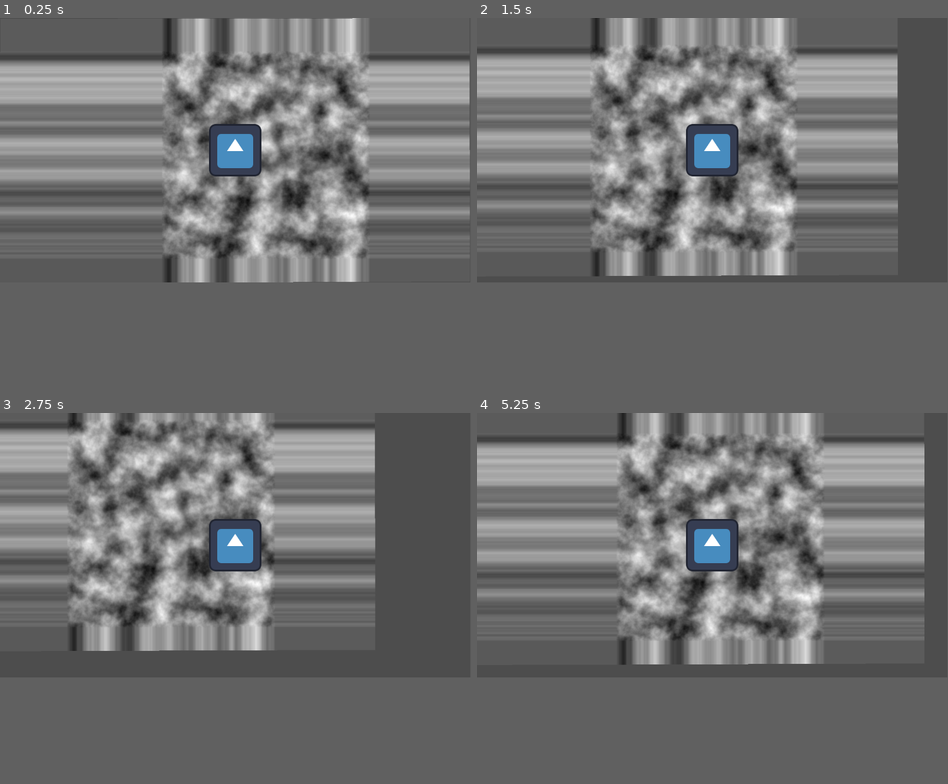
Above: before the commit, frames 1-4 (two rows, left to right).
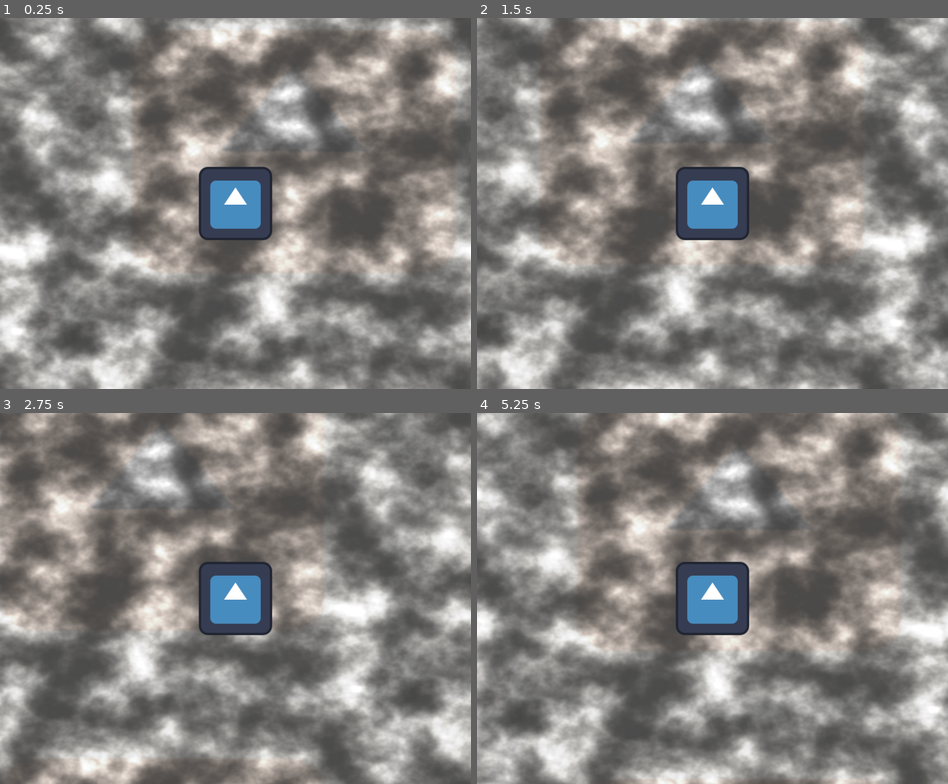
Above: after the commit, the same moments.

Repository: EzmaMeow/shoveling_in_another_world
Game: Godot game, scene res://game/levels/test_level.tscn
The game is run twice, just before and just after one commit, with the same random seed, the same clock (stepped at 60 frames per second) and the same inputs. The engine's default icon, where the game draws it, is replaced by a stand-in: a white triangle on a blue panel in a dark square.
Inputs:
- Up to frame 1 (0.25 s): no input
- Up to frame 2 (1.5 s): tap Enter at 0.5 s; hold D (right) 0.53-1.28 s; hold Shift (sprint) 0.53-1.28 s; hold S (back) from 1.28 s (still down); tap E (accept) at 1.35 s
- Up to frame 3 (2.75 s): tap Shift (sprint) at 1.55 s; release S (back) at 2.03 s; hold D (right) from 2.03 s (still down); hold Shift (sprint) from 2.03 s (still down)
- Up to frame 4 (5.25 s): release D (right) at 2.78 s; release Shift (sprint) at 2.78 s; hold W (forward) 2.78-3.53 s; tap Shift (sprint) at 2.85, 4.35 s; hold Shift (sprint) 3.53-4.28 s; hold A (left) 3.53-5.03 s; tap E (accept) at 3.6 s; hold S (back) from 5.03 s (still down); hold Shift (sprint) from 5.03 s (still down)
In our replay, the window is 799x449 before the commit and 800x630 after it. These sizes can differ from the game's own. Grey fills any space a smaller window leaves; there, only what the larger window draws over its background counts as a difference.

The runs differ from the first frame. In frame 1, 69% of the frame differs, in the area x 0-100%, y 0-100%; in frame 2, 71%; in frame 3, 74%; in frame 4, 73%.

Commit message:
minor update
I been messing around with shaders. I plan on using simple texture and add detail via noise base masking.

Diff:
--- a/game/characters/character_2d.gd
+++ b/game/characters/character_2d.gd
@@ -48,16 +48,16 @@
 	pass
 
 func on_jump(strength:float=1.0):
-	print_debug('jumped',strength)
+	#print_debug('jumped',strength)
 	pass
 
 func on_crouch(strength:float=1.0):
-	print_debug('crouch',strength)
+	#print_debug('crouch',strength)
 	pass
 
 func on_sprint(strength:float=1.0):
 	movement.speed_modifier = strength + 1
-	print_debug('sprint',strength)
+	#print_debug('sprint',strength)
 	pass
 
 func _physics_process(_delta: float) -> void:
--- a/game/game.gd
+++ b/game/game.gd
@@ -27,3 +27,11 @@
 func _physics_process(delta: float) -> void:
 	var input_direction = Vector2(Input.get_axis("left","right"),Input.get_axis("forward","back"))
 	player_controller.move_direction = input_direction
+	#print(get_viewport().get_camera_2d().global_position)
+	if (get_viewport().get_camera_2d()):
+		#RenderingServer.global_shader_parameter_set("WORLD_POS_2D", get_viewport().get_camera_2d().position)
+		RenderingServer.global_shader_parameter_set("world_pos_2D", get_viewport().get_camera_2d().get_screen_center_position())
+		#RenderingServer.global_shader_parameter_set("world_pos_2D", get_viewport().get_camera_2d().global_position)
+		#RenderingServer.global_shader_parameter_set("viewport_size", get_window().size)
+		#RenderingServer.global_shader_parameter_set("world_pos_2D", get_viewport().get_visible_rect().position)
+		RenderingServer.global_shader_parameter_set("viewport_size", get_viewport().get_visible_rect().size*get_viewport().get_camera_2d().zoom)
--- a/game/levels/test_level.tscn
+++ b/game/levels/test_level.tscn
@@ -1,20 +1,75 @@
-[gd_scene load_steps=4 format=3 uid="uid://b46w6ysbd5cbw"]
+[gd_scene load_steps=10 format=3 uid="uid://b46w6ysbd5cbw"]
 
 [ext_resource type="PackedScene" uid="uid://bldb21uaagsf3" path="res://game/characters/player_2d.tscn" id="1_46m3m"]
+[ext_resource type="Shader" uid="uid://dufl35gdxc2hg" path="res://game/shaders/simple_mask_texture.gdshader" id="1_giiqr"]
+[ext_resource type="Texture2D" uid="uid://24endy2o42hr" path="res://icon.svg" id="3_giiqr"]
 
-[sub_resource type="FastNoiseLite" id="FastNoiseLite_yeikn"]
+[sub_resource type="FastNoiseLite" id="FastNoiseLite_tiyk1"]
 
-[sub_resource type="NoiseTexture2D" id="NoiseTexture2D_giiqr"]
-noise = SubResource("FastNoiseLite_yeikn")
+[sub_resource type="NoiseTexture2D" id="NoiseTexture2D_hs7yq"]
+noise = SubResource("FastNoiseLite_tiyk1")
 seamless = true
+
+[sub_resource type="Gradient" id="Gradient_x3m8l"]
+colors = PackedColorArray(1, 1, 1, 1, 1, 1, 1, 1)
+
+[sub_resource type="GradientTexture1D" id="GradientTexture1D_avdss"]
+gradient = SubResource("Gradient_x3m8l")
+
+[sub_resource type="ShaderMaterial" id="ShaderMaterial_80l8l"]
+shader = ExtResource("1_giiqr")
+shader_parameter/mask_source = SubResource("NoiseTexture2D_hs7yq")
+shader_parameter/mask_texture = SubResource("GradientTexture1D_avdss")
+shader_parameter/use_mask_texture_alpha = true
+shader_parameter/blend_mask = true
+shader_parameter/mask_strength = 1.205
+shader_parameter/mask_lightness = 0.1
+shader_parameter/use_screen_space_uv = false
+shader_parameter/map_uv_to_world = true
+shader_parameter/uv_scaling = Vector2(1, 1)
+shader_parameter/uv_offset = Vector2(0, 0)
+shader_parameter/uv_angle = 0.0
+shader_parameter/uv_rotation_offset = Vector2(0.5, 0.5)
+
+[sub_resource type="ShaderMaterial" id="ShaderMaterial_3m0nd"]
+shader = ExtResource("1_giiqr")
+shader_parameter/mask_source = SubResource("NoiseTexture2D_hs7yq")
+shader_parameter/mask_texture = SubResource("GradientTexture1D_avdss")
+shader_parameter/use_mask_texture_alpha = true
+shader_parameter/blend_mask = true
+shader_parameter/mask_strength = 1.205
+shader_parameter/mask_lightness = 0.1
+shader_parameter/use_screen_space_uv = false
+shader_parameter/map_uv_to_world = true
+shader_parameter/uv_scaling = Vector2(1, 1)
+shader_parameter/uv_offset = Vector2(0, 0)
+shader_parameter/uv_angle = 0.0
+shader_parameter/uv_rotation_offset = Vector2(0.5, 0.5)
 
 [node name="TestLevel" type="Node"]
 
-[node name="Parallax2D" type="Parallax2D" parent="."]
+[node name="CanvasLayer" type="CanvasLayer" parent="."]
+layer = -1
 
-[node name="Polygon2D" type="Polygon2D" parent="Parallax2D"]
-texture = SubResource("NoiseTexture2D_giiqr")
-polygon = PackedVector2Array(-394, -78, 755, -80, 756, 566, -398, 570)
+[node name="TextureRect" type="TextureRect" parent="CanvasLayer"]
+material = SubResource("ShaderMaterial_80l8l")
+offset_right = 822.0
+offset_bottom = 648.0
+texture = ExtResource("3_giiqr")
+
+[node name="ColorRect" type="ColorRect" parent="CanvasLayer"]
+visible = false
+material = SubResource("ShaderMaterial_3m0nd")
+anchors_preset = 15
+anchor_right = 1.0
+anchor_bottom = 1.0
+grow_horizontal = 2
+grow_vertical = 2
+color = Color(1, 1, 0, 1)
 
 [node name="Player2d" parent="." instance=ExtResource("1_46m3m")]
-position = Vector2(181, 244)
+position = Vector2(-101, 101)
+
+[node name="Sprite2D" type="Sprite2D" parent="."]
+position = Vector2(925, 577)
+texture = ExtResource("3_giiqr")
--- /dev/null
+++ b/game/shaders/simple_mask_texture.gdshader
@@ -0,0 +1,68 @@
+//This uses a noise texture and either mask the source color or tint it
+//depending on the noise values.
+//TODO: this can be a mask shader instead. can convert the noise vec4 to
+//a mask float. tinting option may be used as well. may add a few way to mask
+//such as replace, multiply, or added. strength may be kept to override the mask
+//and lightness may be kept as well though not sure of a better name. it offsets
+//the black/white
+shader_type canvas_item;
+
+#include "uid://dpeqmg8nxnxfa" //uv_control
+
+global uniform vec2 world_pos_2D;
+//mask
+//TODO: need an option to decide how to handle
+//alpha. such as either to use the TEXTURE alpha
+//or to use the blended alpha(or the replace texture alpha)
+uniform sampler2D mask_source;
+uniform sampler2D mask_texture;
+uniform bool use_mask_texture_alpha;
+uniform bool blend_mask;
+uniform float mask_strength = 1.0;
+uniform float mask_lightness = 0.1;
+//uv
+uniform bool use_screen_space_uv;
+uniform bool map_uv_to_world;
+uniform vec2 uv_scaling = vec2(1.0,1.0);
+uniform vec2 uv_offset;
+uniform float uv_angle;
+uniform vec2 uv_rotation_offset = vec2(0.5,0.5);
+
+void fragment() {
+	vec2 uv;
+	vec4 texture_color;
+	vec4 mask;
+	vec4 mask_color;
+	vec4 color;
+	if (use_screen_space_uv){
+		uv = SCREEN_UV;
+	}
+	else{
+		uv = UV;
+	}
+	if (map_uv_to_world){
+		uv = map_uv_to_position(uv,world_pos_2D,SCREEN_PIXEL_SIZE);
+	}
+	uv = transform_uv(uv,uv_scaling,uv_offset,uv_angle,uv_rotation_offset);
+	texture_color = texture(TEXTURE, uv);
+	mask = texture(mask_source,uv);
+	mask_color = texture(mask_texture,uv);
+	if (blend_mask){
+		color = (mask.x+mask_lightness) * mask_color;
+		if (mask_strength != 1.0) {
+			color = mix(texture_color,color,mask_strength);
+		}
+	}
+	else{
+		color = mix(texture_color,mask_color,(mask.x+mask_lightness)*mask_strength);
+	}
+	if (!use_mask_texture_alpha){
+		color.a = texture_color.a;
+	}
+	COLOR=color;
+}
+
+//void light() {
+//	// Called for every pixel for every light affecting the material.
+//	// Uncomment to replace the default light processing function with this one.
+//}
--- a/project.godot
+++ b/project.godot
@@ -18,6 +18,10 @@
 [autoload]
 
 Game="*res://game/game.tscn"
+
+[display]
+
+window/size/viewport_width=822
 
 [input]
 
@@ -77,3 +81,14 @@
 
 renderer/rendering_method="gl_compatibility"
 renderer/rendering_method.mobile="gl_compatibility"
+
+[shader_globals]
+
+viewport_size={
+"type": "vec2",
+"value": Vector2(0, 0)
+}
+world_pos_2D={
+"type": "vec2",
+"value": Vector2(0, 0)
+}
Not shown, added: game/shaders/simple_mask_texture.gdshader.uid
Not shown, added: game/shaders/uv_helper.gdshaderinc
Not shown, added: game/shaders/uv_helper.gdshaderinc.uid
